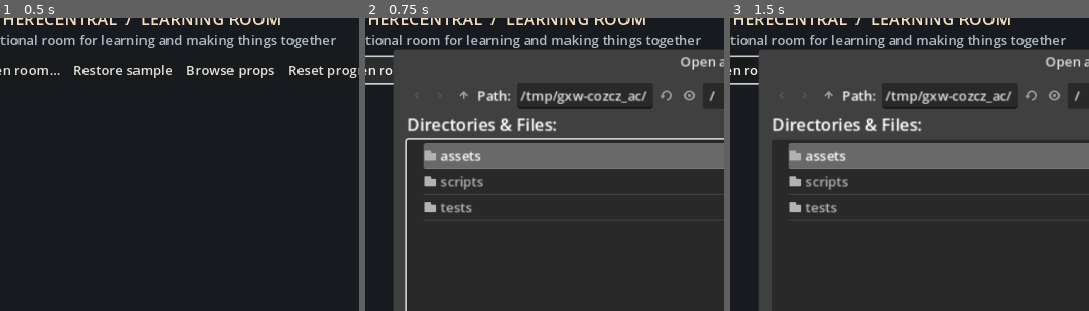
Above: before the commit, frames 1-3 (left to right).
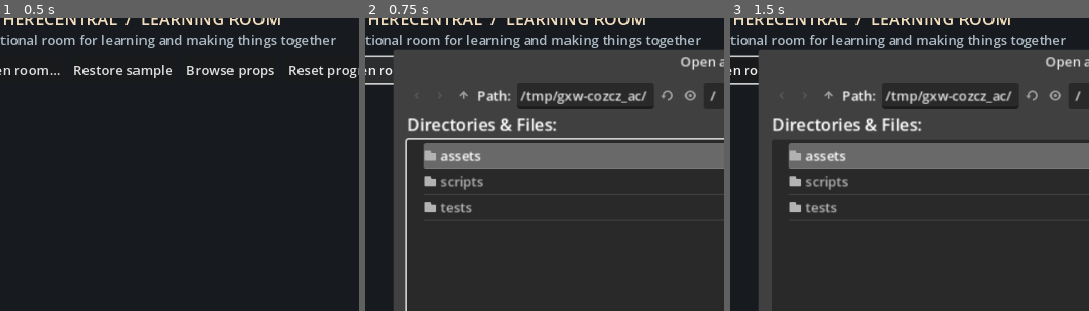
Above: after the commit, the same moments.

Repository: e-mric/BeThereCentral
Game: Godot game, scene res://main.tscn
Same seed, same stepped clock (60 frames per second), same inputs: the game is played once before the commit and once after it.
Inputs (mouse positions are % of the whole screen's width and height, from its top left):
- Up to frame 1 (0.5 s): no input
- Up to frame 2 (0.75 s): click "Open room…" at 0.5 s
- Up to frame 3 (1.5 s): click (38, 76) at 1.27 s; type "12" at 1.35 s
The pictures show only the part of the screen within x 5-55%, y 2-52%; the shares and areas given below are measured in that part.

Frame 1 is identical in both runs. In frame 2, 0.1% of the frame differs, in the area x 79-98%, y 24-32%; in frame 3, 0.1%.

Commit message:
Tie walking animation to collision-resolved movement

Diff:
--- a/game/scripts/main.gd
+++ b/game/scripts/main.gd
@@ -34,7 +34,7 @@
 var facing := 0
 var walking := false
 var walk_phase := 0
-var animation_elapsed := 0.0
+var animation_distance := 0.0
 var in_construct := false
 var interaction_message := ""
 var progress = Progress.new()
@@ -434,8 +434,7 @@
 	current_version = version
 	avatar_textures.clear()
 	interaction_message = ""
-	walking = false
-	walk_phase = 0
+	_reset_avatar_animation()
 	answer_panel.hide()
 	journal_panel.hide()
 	in_construct = false
@@ -461,10 +460,10 @@
 
 func _process(delta: float) -> void:
 	if file_dialog.visible:
-		walking = false
+		_reset_avatar_animation()
 		return
 	if current_package.is_empty() or gallery_panel.visible or answer_panel.visible or journal_panel.visible or not _has_playable_activity():
-		walking = false
+		_reset_avatar_animation()
 		if not current_package.is_empty() and not gallery_panel.visible and not answer_panel.visible and not journal_panel.visible:
 			_update_interaction_prompt()
 		return
@@ -477,33 +476,43 @@
 		movement.y -= 1
 	if Input.is_key_pressed(KEY_S) or Input.is_key_pressed(KEY_DOWN):
 		movement.y += 1
-	_advance_avatar_animation(movement, delta)
-	if walking:
-		movement = movement.normalized()
-		var step := movement * 68.0 * delta
+	_apply_movement_input(movement, delta)
+	_update_interaction_prompt()
+	queue_redraw()
+
+func _apply_movement_input(movement: Vector2, delta: float) -> void:
+	if movement.length_squared() > 0.0:
+		if absf(movement.x) > absf(movement.y):
+			facing = 3 if movement.x > 0.0 else 2
+		else:
+			facing = 0 if movement.y > 0.0 else 1
+		var starting_position := construct_position if in_construct else avatar_position
+		var step := movement.normalized() * 68.0 * maxf(delta, 0.0)
 		if in_construct:
 			_move_construct_axis(Vector2(step.x, 0))
 			_move_construct_axis(Vector2(0, step.y))
 		else:
 			_move_axis(Vector2(step.x, 0))
 			_move_axis(Vector2(0, step.y))
-	_update_interaction_prompt()
-	queue_redraw()
-
-func _advance_avatar_animation(movement: Vector2, delta: float) -> void:
-	walking = movement.length_squared() > 0.0
-	if not walking:
-		walk_phase = 0
-		animation_elapsed = 0.0
-		return
-	if absf(movement.x) > absf(movement.y):
-		facing = 3 if movement.x > 0.0 else 2
+		var ending_position := construct_position if in_construct else avatar_position
+		_advance_avatar_animation(starting_position.distance_to(ending_position))
 	else:
-		facing = 0 if movement.y > 0.0 else 1
-	animation_elapsed += delta
-	while animation_elapsed >= 0.16:
-		animation_elapsed -= 0.16
+		_reset_avatar_animation()
+
+func _advance_avatar_animation(traveled_distance: float) -> void:
+	if traveled_distance <= 0.0001:
+		_reset_avatar_animation()
+		return
+	walking = true
+	animation_distance += traveled_distance
+	while animation_distance >= 8.0:
+		animation_distance -= 8.0
 		walk_phase = (walk_phase + 1) % 4
+
+func _reset_avatar_animation() -> void:
+	walking = false
+	walk_phase = 0
+	animation_distance = 0.0
 
 func _avatar_pose_for_phase(appearance: Dictionary, phase: int) -> String:
 	if phase < 0:
@@ -755,6 +764,7 @@
 
 func _enter_construct() -> void:
 	return_position = avatar_position
+	_reset_avatar_animation()
 	in_construct = true
 	answer_panel.hide()
 	return_button.show()
@@ -766,6 +776,7 @@
 func _return_from_construct() -> void:
 	if not in_construct:
 		return
+	_reset_avatar_animation()
 	in_construct = false
 	avatar_position = return_position
 	return_button.hide()
--- a/game/tests/run_contract.gd
+++ b/game/tests/run_contract.gd
@@ -32,22 +32,45 @@
 	live_game.progress.save_directory = TEST_PROGRESS_DIR.path_join("scene-smoke")
 	get_root().add_child(live_game)
 	await process_frame
+	live_game._load_package(v2_fixtures.path_join("package-play-learn-v2.json"))
 	var direction_cases := [[Vector2.DOWN, "front"], [Vector2.UP, "back"], [Vector2.LEFT, "left"], [Vector2.RIGHT, "right"]]
 	var manual_appearance: Dictionary = AvatarArt.DEFAULT_APPEARANCE
+	var expected_poses := ["walk-a", "walk-b", "walk-c", "walk-d"]
 	for direction_case in direction_cases:
-		live_game.animation_elapsed = 0.0
-		live_game.walk_phase = 0
+		live_game._load_package(v2_fixtures.path_join("package-play-learn-v2.json"))
 		var observed_poses: Array[String] = []
 		for _frame in range(4):
-			live_game._advance_avatar_animation(direction_case[0], 0.16)
+			live_game._apply_movement_input(direction_case[0], 8.0 / 68.0)
 			observed_poses.append(live_game._avatar_pose_for_phase(manual_appearance, live_game.walk_phase))
-		var expected_poses := ["walk-a", "walk-b", "walk-c", "walk-d"]
 		var all_poses_seen := observed_poses.size() == expected_poses.size()
 		for expected_pose in expected_poses:
 			all_poses_seen = all_poses_seen and observed_poses.has(expected_pose)
-		_check(GameMain.AVATAR_DIRECTIONS[live_game.facing] == direction_case[1] and all_poses_seen, "%s movement selects facing and advances through all four walk poses" % direction_case[1])
-		live_game._advance_avatar_animation(Vector2.ZERO, 0.16)
-		_check(not live_game.walking and live_game._avatar_pose_for_phase(manual_appearance, -1) == "idle" and live_game.walk_phase == 0, "%s movement stops on the idle pose" % direction_case[1])
+		_check(GameMain.AVATAR_DIRECTIONS[live_game.facing] == direction_case[1] and all_poses_seen, "%s movement selects facing and advances through all four walk poses per 32 pixels" % direction_case[1])
+		live_game._apply_movement_input(Vector2.ZERO, 0.16)
+		_check(not live_game.walking and live_game._avatar_pose_for_phase(manual_appearance, -1) == "idle" and live_game.walk_phase == 0 and is_zero_approx(live_game.animation_distance), "%s movement stops on the idle pose" % direction_case[1])
+	live_game._load_package(v2_fixtures.path_join("package-play-learn-v2.json"))
+	for _frame in range(4):
+		live_game._apply_movement_input(Vector2.RIGHT, 8.0 / 68.0)
+	var reference_chunked_end: Vector2 = live_game.avatar_position
+	live_game._load_package(v2_fixtures.path_join("package-play-learn-v2.json"))
+	for _frame in range(16):
+		live_game._apply_movement_input(Vector2.RIGHT, 2.0 / 68.0)
+	_check(live_game.avatar_position.distance_to(reference_chunked_end) <= 0.001 and live_game.walk_phase == 0 and is_zero_approx(live_game.animation_distance), "equal travel across smaller frame chunks yields the same walk phase and position")
+	live_game._load_package(v2_fixtures.path_join("package-play-learn-v2.json"))
+	live_game._apply_movement_input(Vector2(1, -1), 0.5)
+	var diagonal_distance := Vector2(64, 160).distance_to(live_game.avatar_position)
+	_check(is_equal_approx(diagonal_distance, 34.0) and live_game.walk_phase == 0 and is_equal_approx(live_game.animation_distance, 2.0), "diagonal walking is normalized and animation follows Euclidean travel distance")
+	live_game._load_package(v2_fixtures.path_join("package-play-learn-v2.json"))
+	live_game.avatar_position = Vector2(46, 86)
+	live_game.walk_phase = 2
+	live_game.animation_distance = 5.0
+	live_game._apply_movement_input(Vector2.RIGHT, 0.5)
+	_check(GameMain.AVATAR_DIRECTIONS[live_game.facing] == "right" and not live_game.walking and live_game.walk_phase == 0 and is_zero_approx(live_game.animation_distance), "blocked movement still faces its input but stays idle against an obstacle")
+	live_game._load_package(v2_fixtures.path_join("package-play-learn-v2.json"))
+	live_game._apply_movement_input(Vector2.RIGHT, 8.0 / 68.0)
+	live_game._apply_movement_input(Vector2.ZERO, 0.0)
+	live_game._apply_movement_input(Vector2.RIGHT, 8.0 / 68.0)
+	_check(live_game.walk_phase == 1 and is_zero_approx(live_game.animation_distance), "stopping then restarting begins a fresh walk cycle")
 	var resolved_founder: Texture2D = AvatarArt.resolve_texture(live_game.avatar_art_definition, {"presetId": "founder-v1"}, "front", "idle", Callable(live_game, "_make_trusted_preset_texture"))
 	_check(resolved_founder != null and AvatarArt.raw_sha256(resolved_founder.get_image()) == JSON.parse_string(FileAccess …(184 unchanged characters)…
 	for preset_spec in [["ninon", "Ninon", "ninon-v1"], ["morgane", "Morgane", "morgane-v1"], ["architect", "The Architect", "architect-v1"]]:
@@ -102,14 +125,16 @@
 	var saved_room_position: Vector2 = live_game.avatar_position
 	live_game._enter_construct()
 	var construct_start: Vector2 = live_game.construct_position
-	live_game._move_construct_axis(Vector2(8, 0))
+	live_game._apply_movement_input(Vector2.RIGHT, 8.0 / 68.0)
 	_check(live_game.construct_position.x > construct_start.x, "White Construct allows movement in its own space")
+	_check(live_game.walking and live_game.walk_phase == 1, "White Construct walking animation follows actual movement distance")
 	live_game._return_from_construct()
-	_check(live_game.avatar_position == saved_room_position and not live_game.in_construct, "return restores the exact source-room position")
+	_check(live_game.avatar_position == saved_room_position and not live_game.in_construct and not live_game.walking and live_game.walk_phase == 0 and is_zero_approx(live_game.animation_distance), "return restores room position and resets walking animation")
+	live_game._apply_movement_input(Vector2.RIGHT, 8.0 / 68.0)
 	var position_before_static_import := live_game.avatar_position
 	live_game._load_package(fixtures.path_join("package-v1.json"))
 	_check(live_game.current_version == 1 and not live_game._has_playable_activity() and not GameMain._should_draw_room_actors(live_game.current_version, live_game.current_package), "v1 import opens as a static preview with no actors")
-	_check(live_game.avatar_position == position_before_static_import and live_game.help_label.text.contains("preview"), "v1 preview preserves position and shows static-preview guidance")
+	_check(live_game.avatar_position == position_before_static_import and live_game.help_label.text.contains("preview") and not live_game.walking and live_game.walk_phase == 0 and is_zero_approx(live_game.animation_distance), "v1 preview preserves position and resets animation")
 	live_game.walking = true
 	live_game._process(1.0)
 	_check(live_game.avatar_position == position_before_static_import and not live_game.walking, "v1 static preview cannot move a hidden avatar")
Not shown, changed: CHANGELOG.md
Not shown, changed: docs/plans/GODOT_SVELTEKIT.md
Not shown, added: docs/screenshots/community/godot-distance-walk-smoke.png
Not shown, changed: docs/testing/STATUS.md
Not shown, changed: game/README.md
